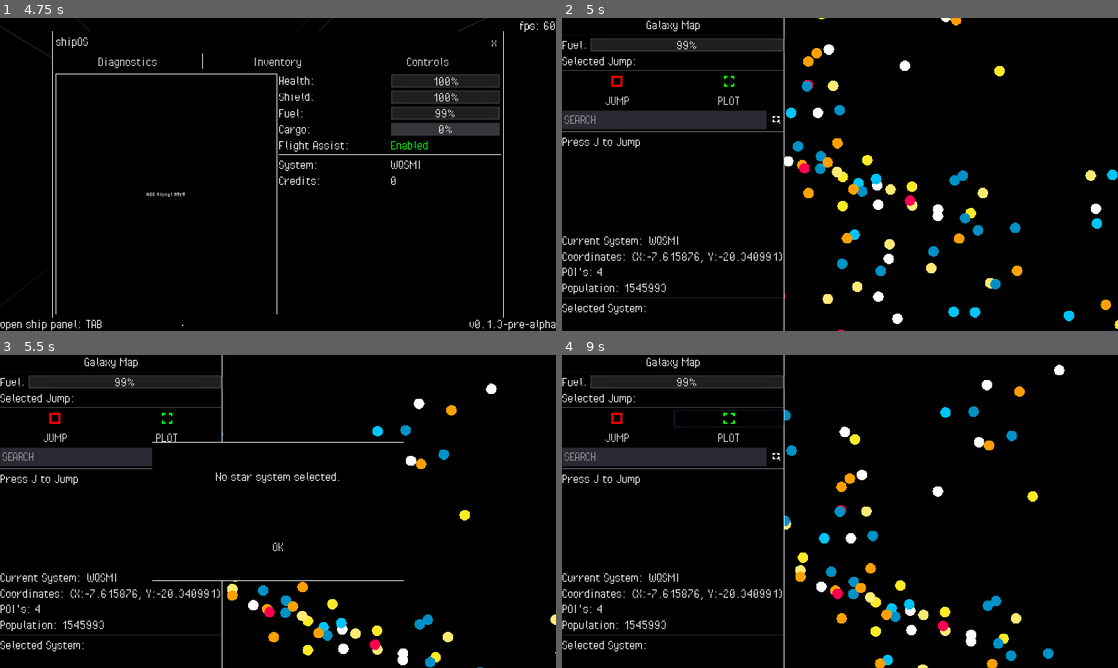
Above: before the commit, frames 1-4 (two rows, left to right).
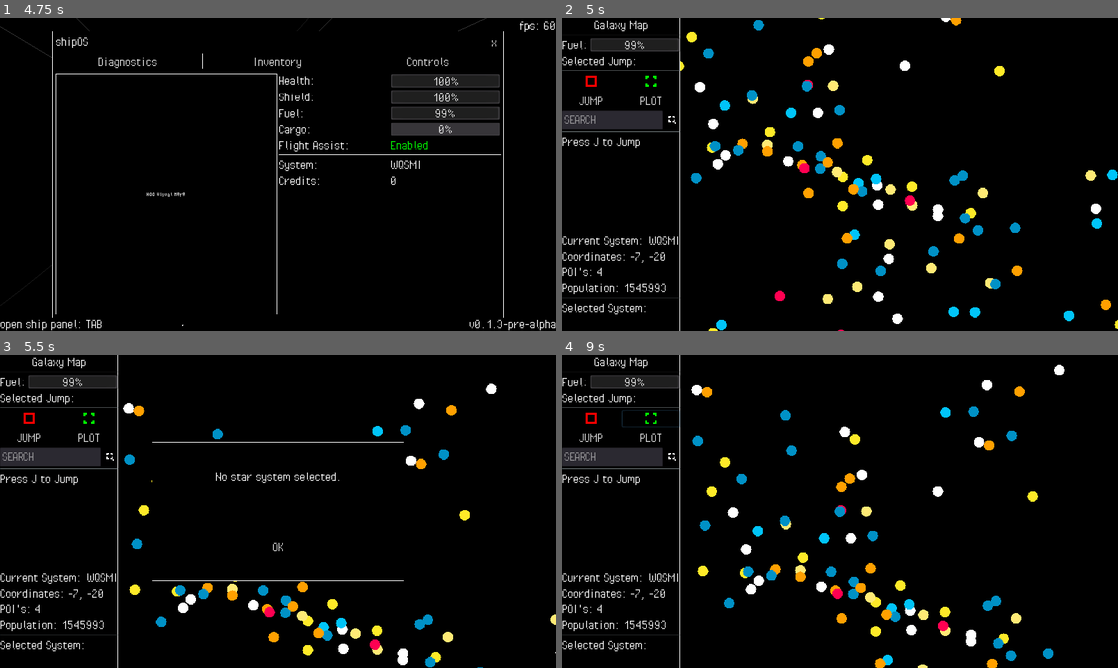
Above: after the commit, the same moments.

Repository: fossqueen/void-voyager-old
Game: Godot game, scene res://main.tscn
Same seed, same stepped clock (60 frames per second), same inputs: the game is played once before the commit and once after it.
Inputs (mouse positions are in pixels of both pictures, inside the frame that each line leads up to; where the layout moved, square brackets give the same spot in the first picture):
- Up to frame 1 (4.75 s): click "new game" at 0.5 s; drag from (278, 174) to (333, 105) at 1.27 s; drag from (166, 190) to (278, 174) at 2.02 s; move the mouse to (333, 105) at 2.77 s; hold D (thrust_right) 2.78-3.5 s; tap J (hyperspace) at 2.85 s; drag from (250, 237) to (111, 127) at 3.52 s; move the mouse to (444, 221) at 4.27 s; hold A (thrust_left) from 4.28 s (still down); tap Tab (ship_panel) at 4.35 s
- Up to frame 2 (5 s): keep holding A (thrust_left); tap N (toggle_galaxy_map) at 4.9 s
- Up to frame 3 (5.5 s): release A (thrust_left) at 5 s; tap J (hyperspace) at 5 s; drag from (400, 511) to (428, 621) at 5.02 s
- Up to frame 4 (9 s): click "OK" at 5.75 s; click "Diagnostics" at 6.5 s; click "Inventory" at 7.25 s; click (589, 417) [617, 417] at 8 s; click (650, 417) [728, 417] at 8.75 s

Frame 1 is identical in both runs. In frame 2, 3.9% of the frame differs, in the area x 3-40%, y 0-100%; in frame 3, 3.0%; in frame 4, 4.0%.

Commit message:
NPC's will stop firing when too far away | Galaxy Map coordinates rounded

Diff:
--- a/npc/npc.gd
+++ b/npc/npc.gd
@@ -32,11 +32,11 @@
 		#$MiningLaser.damage_per_second = amount
 		#$MiningLaser.set_is_casting(true)
 		$PulseLaser.damage = 10
-		$PulseLaser.set_is_firing(true)
+		$PulseLaser.is_firing = true
 		$PulseLaser/FireDelay.wait_time = 0.5
 	else:
 		#$MiningLaser.set_is_casting(false)
-		$PulseLaser.set_is_firing(false)
+		$PulseLaser.is_firing = false
 
 
 func damage(amount) -> void:
@@ -116,11 +116,13 @@
 
 	if is_instance_valid(attack): # see if we need to attack first
 		crosshairs = attack.global_position
-		if not is_firing and position.distance_to(crosshairs) < 500.0:
+		if not is_firing and position.distance_to(crosshairs) < 3600.0:
 			is_firing = true
 			attack_target(1)
 		elif is_firing:
 			is_firing = false
+			$PulseLaser.is_firing = false
+
 	elif is_instance_valid(target):
 		crosshairs = target.global_position
 		if faction == FACTIONS.merchant:
--- a/ui/galaxy-map/galaxy-map.gd
+++ b/ui/galaxy-map/galaxy-map.gd
@@ -43,8 +43,8 @@
 	$InfoBox/List/SelectedDistance/Distance.add_color_override("font_color", Color.green if selected_system and player_system_position.distance_to(Vector2(selected_system["Coordinates"]["X"], selected_system["Coordinates"]["Y"])) * 2 <= Global.player.jump_range else Color.red)
 
 	$InfoBox/List/CurrentSystem/SystemName.text = Global.current_system["Name"]
-	$InfoBox/List/CurrentDetails/Details.text = "Coordinates: " + str(player_system["Coordinates"]) + "\nPOI's: " + str(player_system["Objects"].size()) + "\nPopulation: " + str(player_system["Population"])
-	$InfoBox/List/SelectedDetails/Details.text = "Coordinates: " + str(selected_system["Coordinates"]) + "\nPOI's: " + str(selected_system["O …(99 unchanged characters)…
+	$InfoBox/List/CurrentDetails/Details.text = "Coordinates: " + str(int(player_system["Coordinates"]["X"])) + ", " + str(int(player_system["Coordinates"]["Y"])) + "\nPOI's: " + str(player_system["Objects"].size()) + "\nPopulation: " + str(player_system["Population"])
+	$InfoBox/List/SelectedDetails/Details.text = "Coordinates: " + str(int(selected_system["Coordinates"]["X"])) + ", " + str(int(selected_system["Coordinates"]["Y"])) + "\nPOI's: " + str(selected_system["O …(99 unchanged characters)…
 	player_system_position = Vector2(player_system["Coordinates"]["X"], player_system["Coordinates"]["Y"])
 	player_system = Global.save.galaxy.galaxy[Global.save.player.current_system]
 	$InfoBox/List/Fuel/ProgressBar.value = Global.player.ship.fuel
